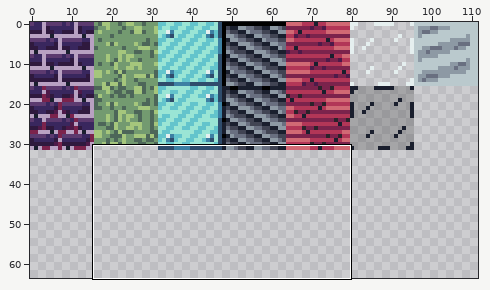
One commit to this sprite sheet: art/tilesets/TMS-tileset-floor.png. Above, an overview of the earlier version with the close-up marked.
Close-up. Old version:
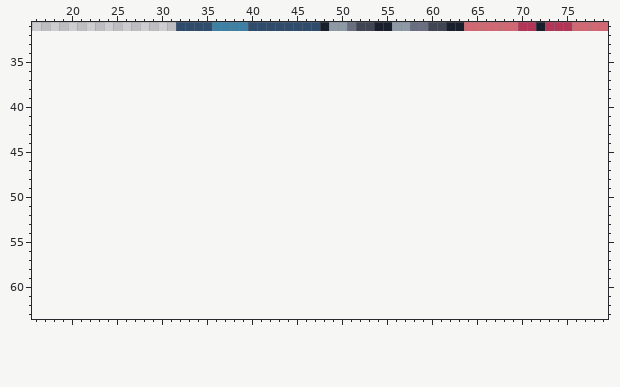
The file is 112x32 pixels. Pixels under 10% opacity are left out. Shown: x 16..79, y 31..63. The old version is drawn lined up with the new one, on the new canvas.
After the commit:
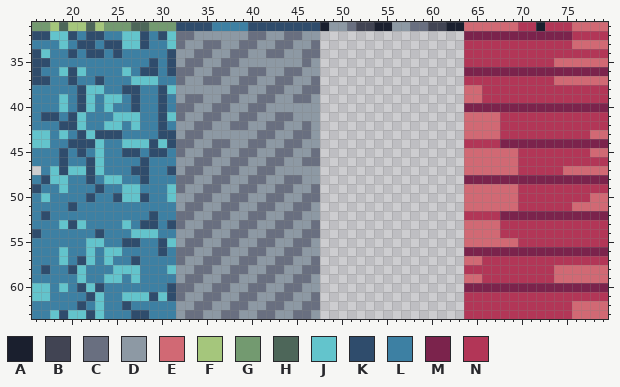
Palette (. is transparent): A #1a1f2e  B #414453  C #696f80  D #8d99a4  E #d16974  F #a5c67c  G #739a70  H #4d6659  J #63c4cc  K #2f4c6c  L #3d80a3  M #7b234c  N #b23657
From old to new:
canvas 112x32 -> 112x64
Changed rows in their new state; - is an unchanged pixel.
first column x 16:
31 GGFHFFHFGGGHHGGG------------------------------------------------
32 KKJJKLKKLLJJKLKJCCDDDDDDCCDDCCDD----------------MMMMMMMMMMMMNNNN
33 LLLJLKKLKKJJKLLJCDDCCDDCCDDCCDDC----------------NNNNNNNNNNNNEEEE
34 KJLLKLKKLKLLLLLKDDCCDDCCDDCCDDCC----------------NNNNNNNNNNNNNNNN
35 KKLLLLLLLLLLLKLKDCCDDCCDDDDDDDCD----------------NNNNNNNNNNEEEEEE
36 KLLJKJLLLLJLKKLKCCDDCCDDCCDDCCDD----------------MMMMMMMMMMMMMMMM
37 KKLLKLLKLLLJJJLLCDDCCDDCCDDCCDDC----------------NNNNNNNNNNEEEEEE
38 LLLLLKJJLLKKLLKJDDDDDDCCDDCCDDCC----------------EENNNNNNNNNNNNNN
39 LLLJLKJLJJLKLLKLDCCDDCCDDCCDDCCD----------------EENNNNNNNNNNNNNN
40 LLLJLKJLJLLKLLKLCCDDCCDDCCDDDDDD----------------MMMMMMMMMMMMMMMM
41 LKKLKJLLLJJJLLKJCDDCCDDCCDDCCDDD----------------EEEENNNNNNNNNNNN
42 LLLKKJLLJJLJLLKLDDCCDDCCDDCCDDCD----------------EEEENNNNNNNNNNNN
43 JJLJLKJKKKLLLLKKDCCDDDDDDCCDDCCD----------------EEEENNNNNNNNNNEE
44 JJLLKKKJLLJJJKJKCCDDCCDDCCDDCCDD----------------NNNNMMMMMMMMMMMM
45 LLLKLKLJLLKKLKKLCDDCCDDCCDDCCDDC----------------EEEEEENNNNNNNNEE
46 LLLKLLKJLLLLKLLLDDCCDDCCDDCCDDCC----------------EEEEEENNNNNNNNNN
47 -LJKJJKJLLLKKLLKDCCDDCCDDCCDDDDD----------------EEEEEENNNNNEEEEE
48 LKJJLLKLJJLLKLLLCCDDCCDDCCDDCCDD----------------MMMMMMMMMMMMMMMM
49 KLLJLLLKLLJJLLLJCDDCCDDCCDDCCDDC----------------EEEEEENNNNNNNNNN
50 LJLLLLKLLKJJKLLJDDCCDDCCDDCCDDCC----------------EEEEEENNNNNNNNEE
51 LLLLKLLLLLLLLLLLDCCDDCCDDCCDDCCD----------------EEEEEENNNNNNEEEE
52 LKLLLLLLLLLLLKLLCCDDCCDDCCDDCCDD----------------NNNNMMMMMMMMMMMM
53 LLLJKJLLLLJLKKLKCDDCCDDCCDDCCDDC----------------EEEENNNNNNNNNNNN
54 KLLLLLLKLLLJJJLLDDCCDDCCDDCCDDCC----------------EEEENNNNNNNNNNNN
55 LLLLLLJJLLKKLLKJDCCDDCCDDCCDDCCD----------------EEEEEENNNNNNNNNN
56 LLLJLLJLJJLLLLKLCCDDCCDDCCDDCCDD----------------MMMMMMMMMMMMMMMM
57 LLLJLKJLJLLKLLLLCDDCCDDCCDDCCDDC----------------EENNNNNNNNNNNNNN
58 LKLLKJLLLJJJLLLJDDCCDDCCDDCCDDCC----------------NNNNNNNNNNEEEEEE
59 LLLLLJLLJJLJLLLLDCCDDCCDDCCDDCCD----------------EENNNNNNNNEEEEEE
60 JJLJLKJKLLLLLLLKCCDDCCDDCCDDCCDD----------------MMMMMMMMMMMMMMMM
61 JJLLLLKJLLJJJKJKCDDCCDDCCDDCCDDC----------------NNNNNNNNNNNNNNNN
62 LLLLLKLJLLKLLLLLDDCCDDCCDDCCDDCC----------------NNNNNNNNNNNNEEEE
63 LLJKJJKJLLLKKLLLDCCDDCCDDCCDDCCD----------------NNNNNNNNNNNNEEEE
